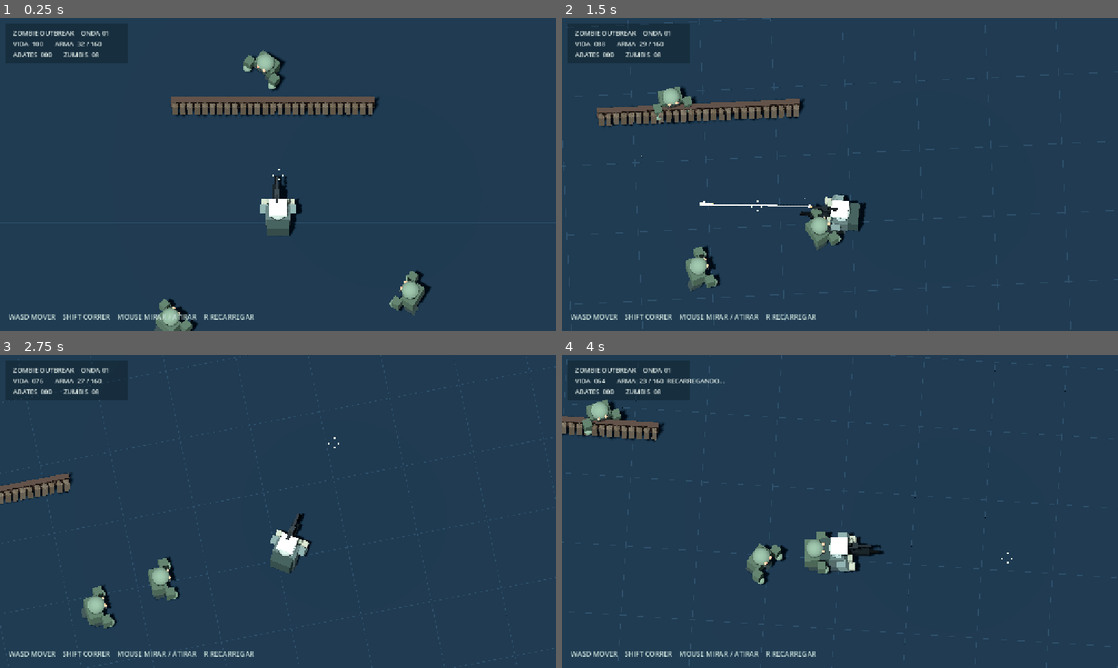
Above: before the commit, frames 1-4 (two rows, left to right).
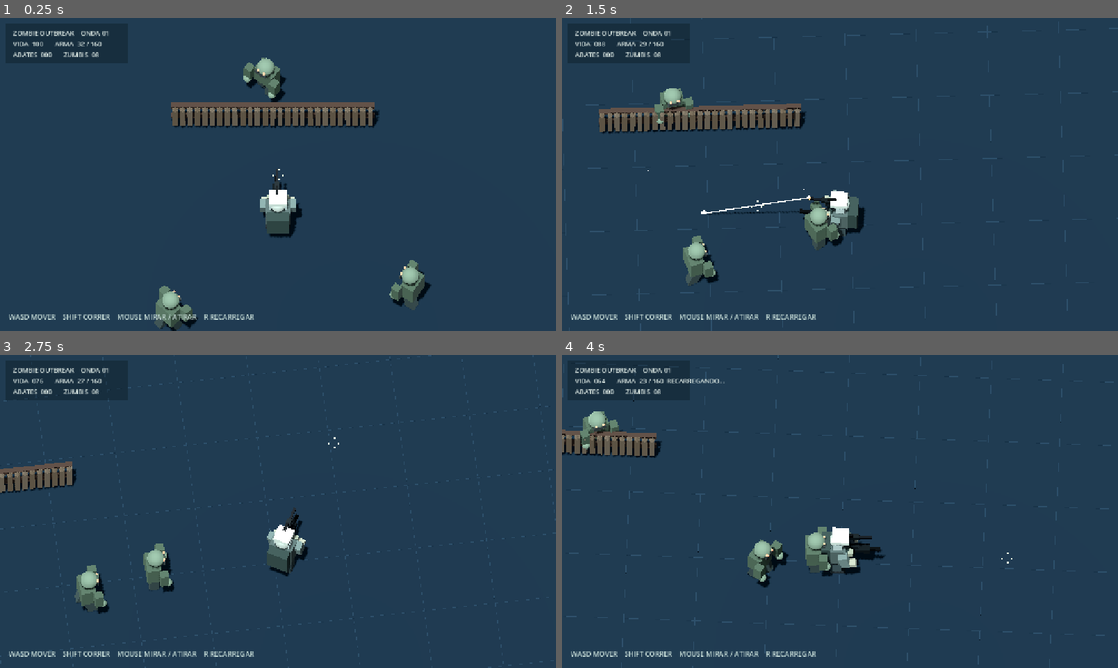
Above: after the commit, the same moments.

Repository: lulualcides-sys/Zumbi
Game: Godot game, scene res://scenes/Main.tscn
Two runs of this game, one before a commit and one after it. Both use one fixed random seed, a clock stepped at 60 frames per second and the inputs below.
Inputs (mouse positions are in pixels of both pictures, inside the frame that each line leads up to):
- Up to frame 1 (0.25 s): no input
- Up to frame 2 (1.5 s): tap Enter at 0.5 s; move the mouse to (962, 158) at 0.52 s; hold D 0.53-1.25 s; hold Enter 0.53-1.25 s; click (962, 158) at 0.67 s; drag from (728, 190) to (812, 237) at 1.27 s
- Up to frame 3 (2.75 s): move the mouse to (333, 442) at 2.02 s; hold D from 2.03 s (still down); hold Shift from 2.03 s (still down)
- Up to frame 4 (4 s): release D at 2.75 s; release Shift at 2.75 s; drag from (812, 574) to (673, 464) at 2.77 s; move the mouse to (1006, 558) at 3.52 s; hold A from 3.53 s (still down); hold R from 3.53 s (still down)

The runs differ from the first frame. In frame 1, 5.7% of the frame differs, in the area x 0-100%, y 10-100%; in frame 2, 5.9%, in the area x 0-100%, y 0-100%; in frame 3, 5.2%; in frame 4, 5.4%.

Commit message:
art(camera): correct excessive overhead angle so soldier holds rifle in readable upright silhouette

Diff:
--- a/scripts/Main.gd
+++ b/scripts/Main.gd
@@ -15,7 +15,7 @@
 const MAX_ENEMIES := 14
 const WORLD_LIMIT := 17.0
 const MOBILE_AUTO_RANGE := 14.0
-const CAMERA_OFFSET := Vector3(0.0, 20.5, 5.0)
+const CAMERA_OFFSET := Vector3(0.0, 16.0, 8.2)
 const CAMERA_LOOK_AHEAD := Vector3(0.0, 0.0, -1.20)
 
 var rng := RandomNumberGenerator.new()
